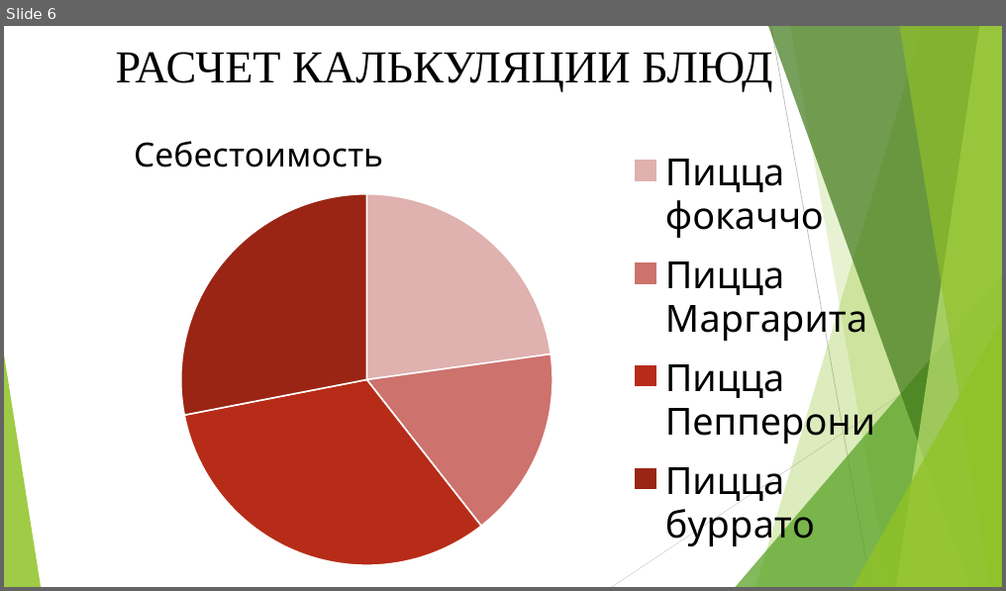
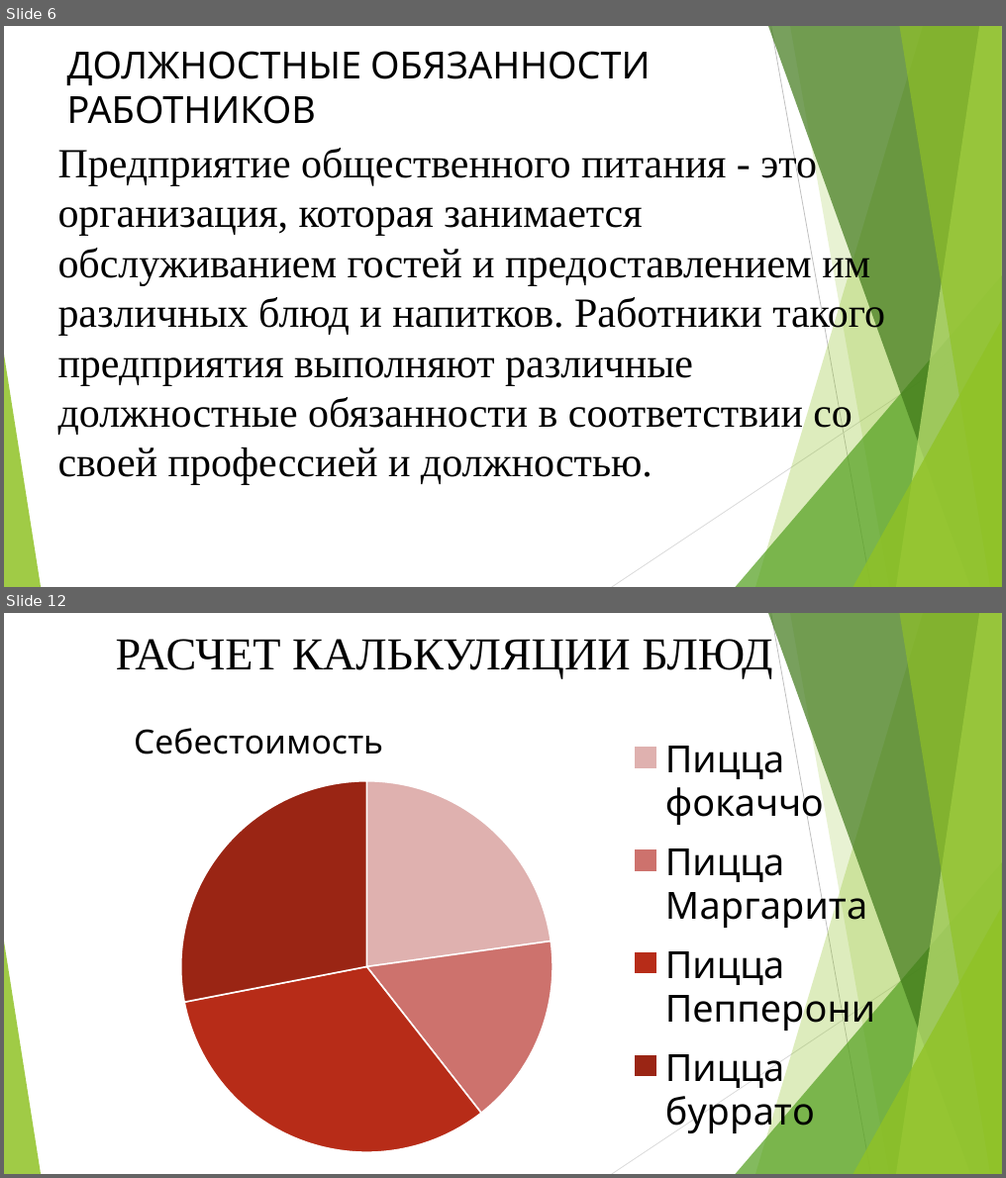
Before and after one commit to David2261/Scheme_Automation, a slide deck: 2023/Диплом/Алина/Презентация.pptx. Shown one above the other, each under a label of ours: slide 6 before the commit, slides 6 and 12 after it; the slides between them are not shown. The pictures are 1006x591 and 1006x1178 pixels, drawn with LibreOffice and Linux fonts; fonts in the diff are those of the drawing. Boxes give left, top, right and bottom in pixels: in the first picture for what was removed or moved away, otherwise in the second. Text is boxed around its words. In the diff, an @@ line names an element or a change of style, - is before the commit and + after.

```diff
--- a/2023/Диплом/Алина/Презентация.pptx
+++ b/2023/Диплом/Алина/Презентация.pptx
@@ slide 6 added at box(4, 26, 1002, 587), background #FFFFFF; not listed: 10 template elements that a slide beside it also shows @@
@@ title added at box(67, 51, 650, 124), 36 pt, text #000000 @@
+ДОЛЖНОСТНЫЕ ОБЯЗАННОСТИ РАБОТНИКОВ
@@ text added at box(58, 145, 885, 484), 40 pt, text #000000 @@
+Предприятие общественного питания - это организация, которая занимается обслуживанием гостей и предоставлением им различных блюд и напитков. Работники такого предприятия выполняют различные должностные обязанности в соответствии со своей профессией и должностью.
@@ what was slide 6 is now slide 12 @@
```
Also in this commit, not shown: 5 slides changed, 8 other slides added, 1 slide removed, 1 other file.
